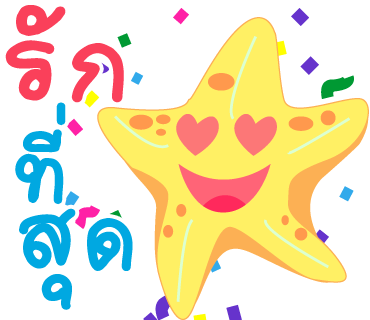
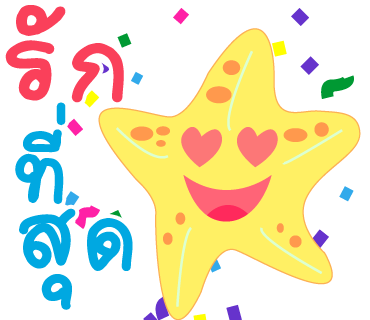
Revision of a layered 370px x 320px image; what changed, layer by layer:
removed layer "Layer 7" over [97, 17, 369, 320]
added layer "Vector Smart Object" above "Layer 8" over [98, 28, 361, 320]
